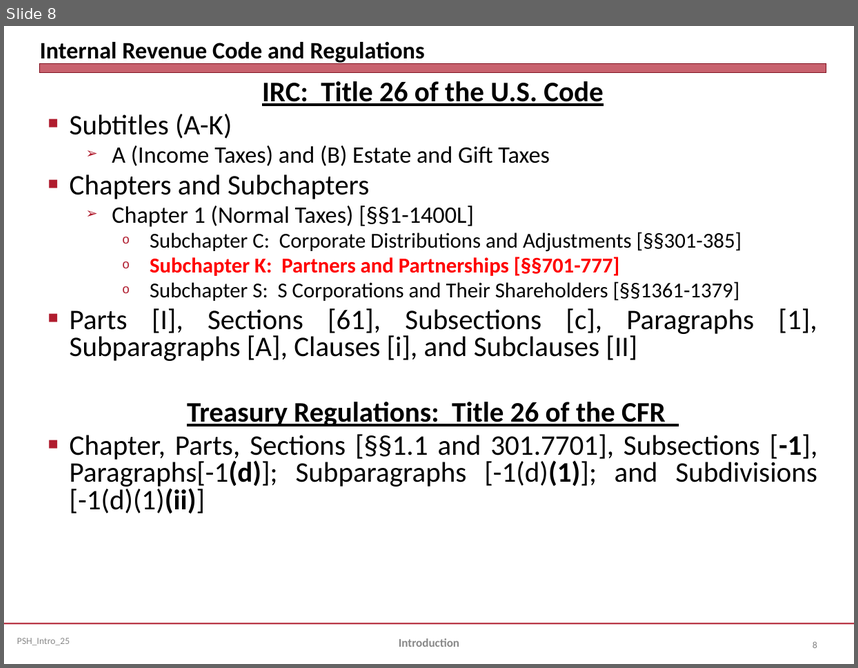
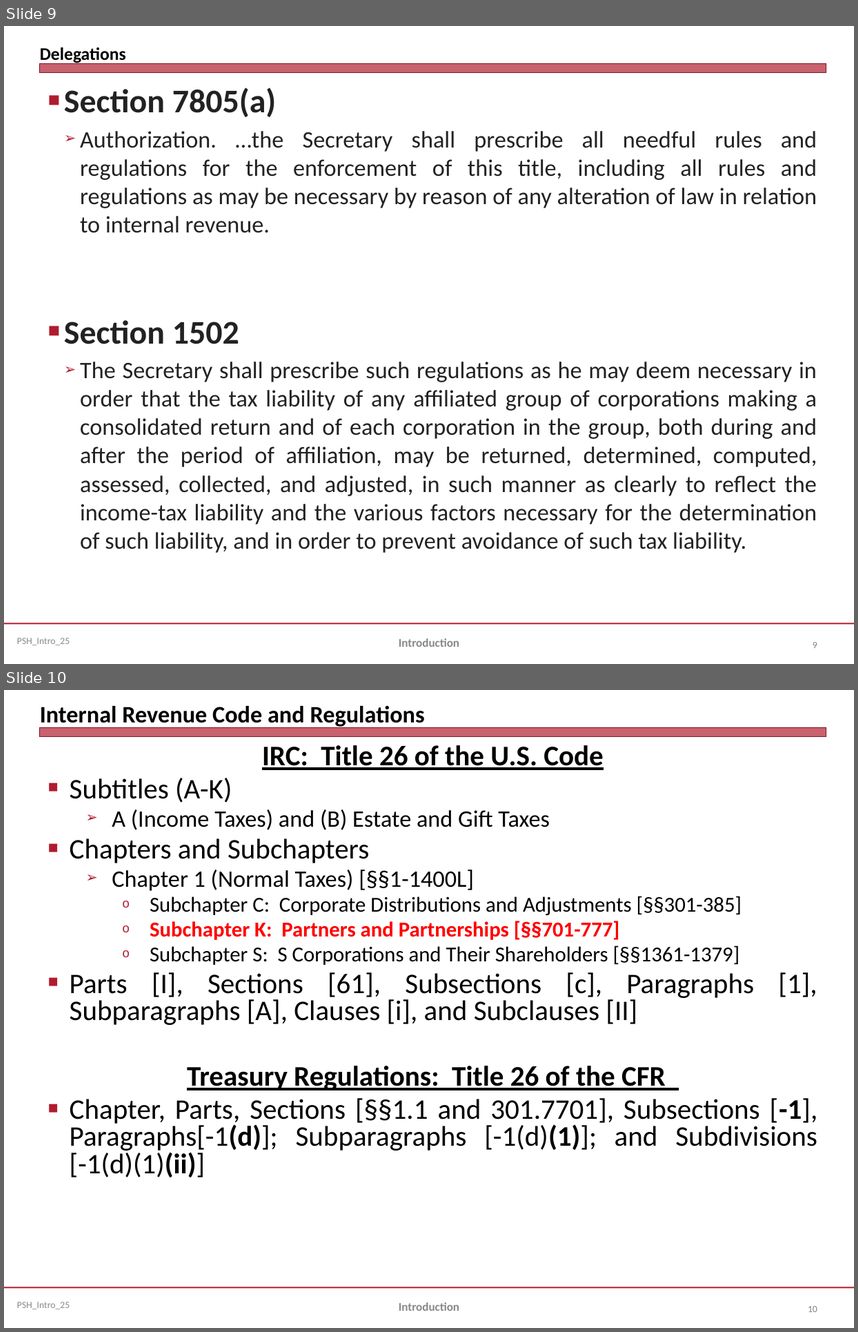
Before and after one commit to jmc877/Partnership-Tax, a slide deck: slides/PSH_Introduction_25.pptx. Shown one above the other, each under a label of ours: slide 8 before the commit, slides 9 and 10 after it. The pictures are 858x668 and 858x1332 pixels, drawn with LibreOffice and Linux fonts; fonts in the diff are those of the drawing. Boxes give left, top, right and bottom in pixels: in the first picture for what was removed or moved away, otherwise in the second. Text is boxed around its words. In the diff, an @@ line names an element or a change of style, - is before the commit and + after.

```diff
--- a/slides/PSH_Introduction_25.pptx
+++ b/slides/PSH_Introduction_25.pptx
@@ slide 9 added at (x1=4, y1=26, x2=854, y2=664), background #FFFFFF; not listed: 3 template elements that a slide beside it also shows @@
@@ title added at (x1=40, y1=47, x2=126, y2=64), 15 pt, text #000000, bold @@
+Delegations
@@ text added at (x1=64, y1=87, x2=818, y2=552), 20 pt, text #222222 @@
+■ Section 7805(a)
+  ➢ Authorization. …the Secretary shall prescribe all needful rules and regulations for the enforcement of this title, including all rules and regulations as may be necessary by reason of any alteration of law in relation to internal revenue.
+■ Section 1502
+  ➢ The Secretary shall prescribe such regulations as he may deem necessary in order that the tax liability of any affiliated group of corporations making a consolidated return and of each corporation in the group, both during and after the period of affiliation, may be returned, determined, computed, assessed, collected, and adjusted, in such manner as clearly to reflect the income-tax liability and the various factors necessary for the determination of such liability, and in order to prevent avoidance of such tax liability.
@@ text added at (x1=399, y1=638, x2=459, y2=646), 10 pt, text #898989, bold @@
+Introduction
@@ page number added at (x1=813, y1=641, x2=818, y2=648), 8 pt, text #808080 @@
+9
@@ what was slide 8 is now slide 10 @@
@@ page number at (x1=808, y1=1305, x2=818, y2=1312): text changed @@
-8
+10
```
Also in this commit, not shown: 5 slides changed, 1 other slide added, 1 other file.
